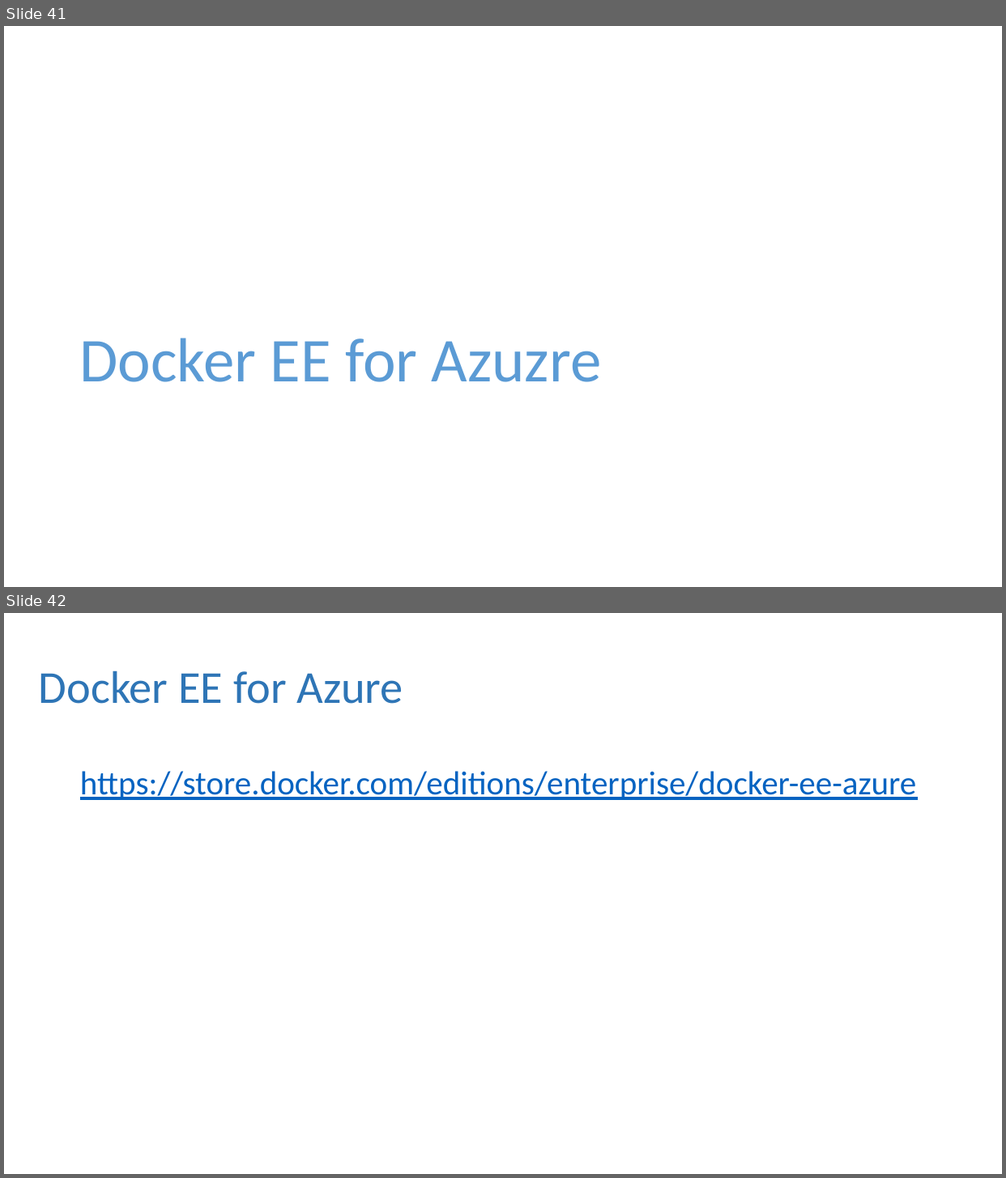
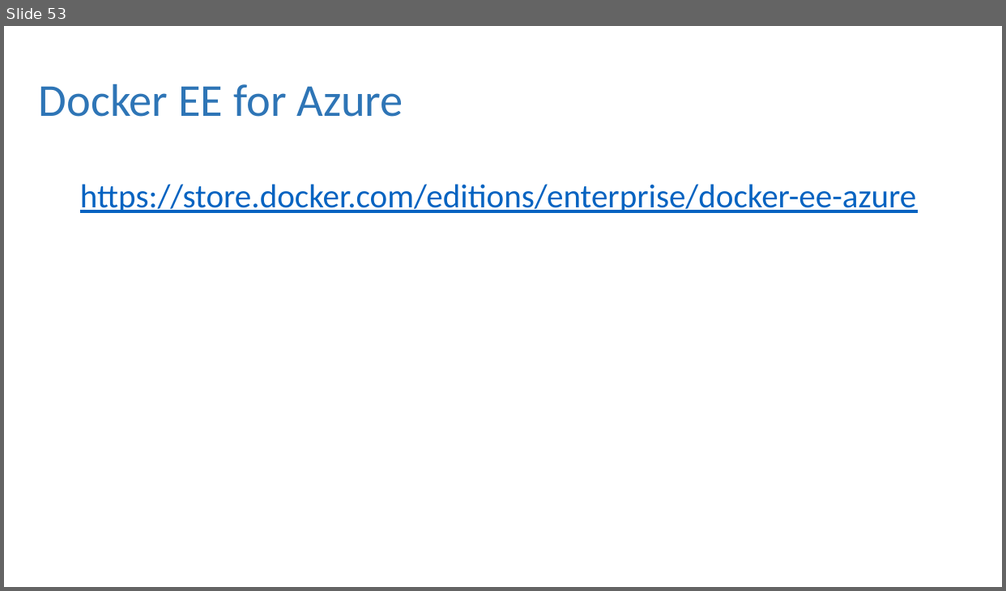
Before and after one commit to dbafromthecold/ContainersInTheCloud, a slide deck: ContainersInTheCloud.pptx. Shown one above the other, each under a label of ours: slides 41 and 42 before the commit, slide 53 after it. The pictures are 1006x1178 and 1006x591 pixels, drawn with LibreOffice and Linux fonts; fonts in the diff are those of the drawing; background and template pictures are left out. Boxes give left, top, right and bottom in pixels: in the first picture for what was removed or moved away, otherwise in the second. Text is boxed around its words. In the diff, an @@ line names an element or a change of style, - is before the commit and + after.

```diff
--- a/ContainersInTheCloud.pptx
+++ b/ContainersInTheCloud.pptx
@@ slide 41 removed at <box>4,26,1002,587</box>, background picture (left out) @@
@@ title removed at <box>79,338,601,382</box> @@
-Docker EE for Azuzre
@@ what was slide 42 is now slide 53 @@
```
Also in this commit, not shown: 3 slides changed, 13 slides added, 1 other slide removed, 3 other files.
